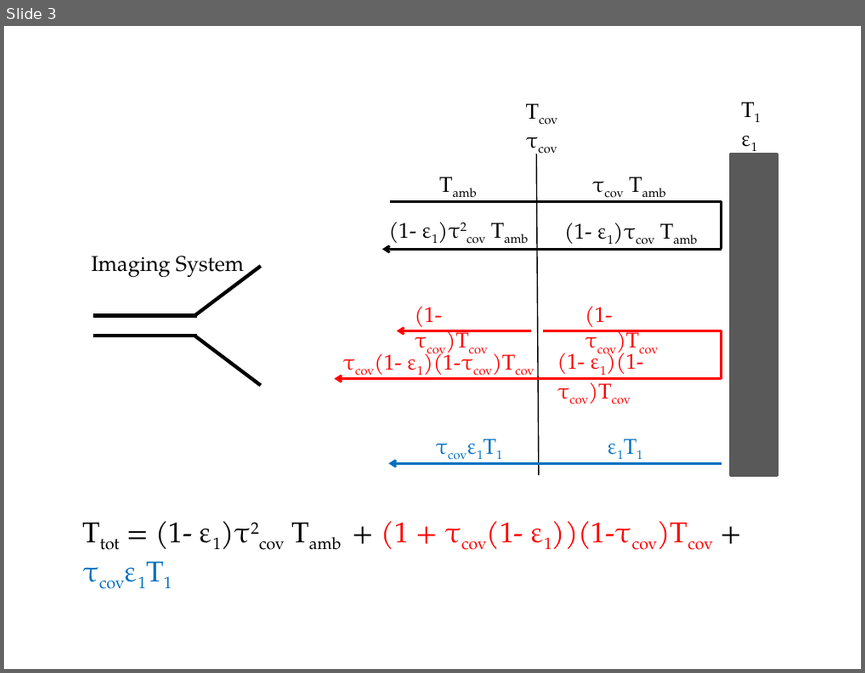
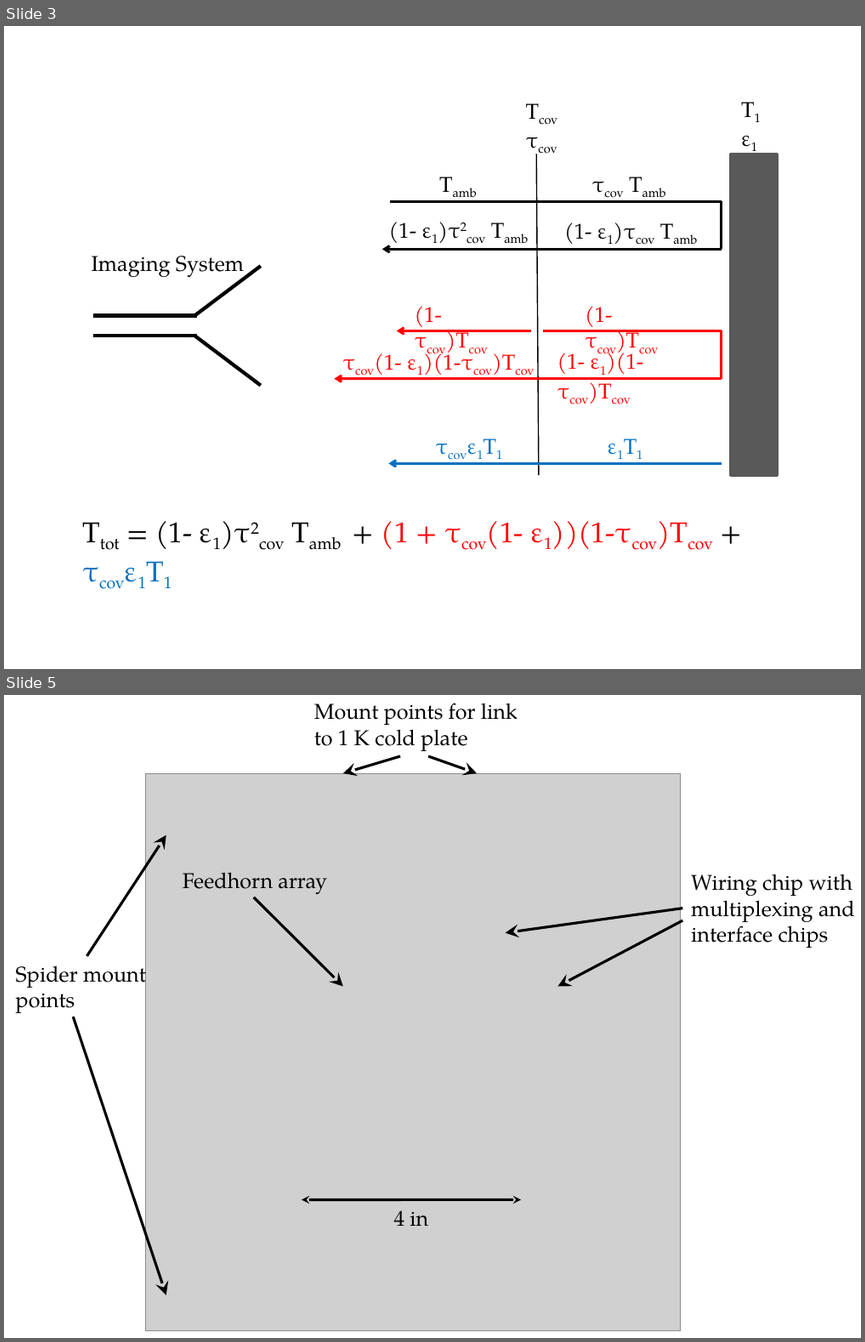
Before and after one commit to danbek/thesis, a slide deck: support/thesis-drawings.pptx. Shown one above the other, each under a label of ours: slide 3 before the commit, slides 3 and 5 after it; the slides between them are not shown. The pictures are 865x673 and 865x1342 pixels, drawn with LibreOffice and Linux fonts; fonts in the diff are those of the drawing; grey boxes stand for pictures. Boxes give left, top, right and bottom in pixels: in the first picture for what was removed or moved away, otherwise in the second. Text is boxed around its words. In the diff, an @@ line names an element or a change of style, - is before the commit and + after.

```diff
--- a/support/thesis-drawings.pptx
+++ b/support/thesis-drawings.pptx
@@ slide 5 added at <box>4,695,861,1338</box>, background #FFFFFF @@
@@ group added at <box>16,703,855,1330</box>: 7 arrows, 5 texts, 1 picture, 1 double arrow @@
+Spider mount points
+Mount points for link to 1 K cold plate
+Feedhorn array
+Wiring chip with multiplexing and interface chips
+4 in
```
Also in this commit, not shown: 1 slide changed, 3 other files.
